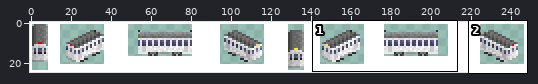
Two versions of one sprite sheet, src/trams/okayama/3000/oka3000_bse.png. Above, an overview of the earlier version with the close-up marked.
Close-up. Before the commit:
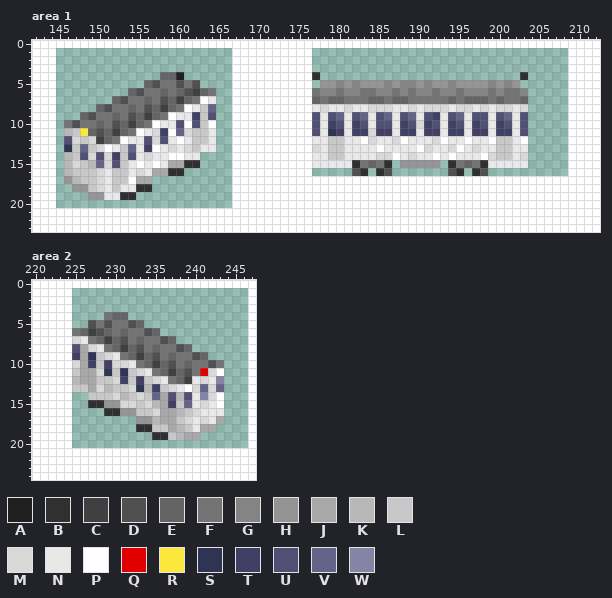
The file is 248x25 pixels. Colours within 5 levels of each other are drawn and written as one. Shown: area 1: x 142..212, y 0..23; area 2: x 220..247, y 0..24. The commit also changed other parts of the picture, which this record leaves out.
Palette (. is transparent): A #202020  B #303030  C #404040  D #505050  E #646464  F #747474  G #848484  H #949494  J #a8a8a8  K #b8b8b8  L #c8c8c8  M #d8d8d8  N #e8e8e8  P #ffffff  Q #e00000  R #fce83c  S #303454  T #404064  U #505074  V #646488  W #8484a4
Pixels before, area 1, first column x 142:
 0 PPPPPPPPPPPPPPPPPPPPPPPPPPPPPPPPPPPPPPPPPPPPPPPPPPPPPPPPPPPPPPPPPPPPPPP
 1 PPP......................PPPPPPPPPP................................PPPP
 2 PPP......................PPPPPPPPPP................................PPPP
 3 PPP......................PPPPPPPPPP................................PPPP
 4 PPP.............EEA......PPPPPPPPPPB.........................B.....PPPP
 5 PPP...........EDFFDFD....PPPPPPPPPP.HHGHGHHHGHGGHGHHGHHHHGHGH......PPPP
 6 PPP.........EDFFEFEDCEF..PPPPPPPPPPFGGFGGFFGGFGFGGFGGFGGGFGFFG.....PPPP
 7 PPP.......EDFFEFDECEFPN..PPPPPPPPPPEFEEFFFEEFEEFFFFFEFEEEFEFFE.....PPPP
 8 PPP.....EDFFEFDECEFPNLV..PPPPPPPPPPNMNNMNNMMMNNMNMMMNMMNMNMMNM.....PPPP
 9 PPP...EDFFEFDECEFPNNTLU..PPPPPPPPPPUNUVNUVNUVNUVNUTNUVNUUNUVNU.....PPPP
10 PPP.FDFFEFDECEFPNNUPULP..PPPPPPPPPPUNTUNTUNUUNTUMTUNTUNTUNTUNU.....PPPP
11 PPP.KLREDECEFPNMTPVMLLN..PPPPPPPPPPUNSTNTTMTTNTTNTTNTTNTTNTTNU.....PPPP
12 PPP.UMLMCEFPNNUMUNPNLLN..PPPPPPPPPPNNLLNNPMNNMPNNNMPNNPNNPLLNP.....PPPP
13 PPP.SLVLMPNLVNTPNMNMLNN..PPPPPPPPPPMNLLNNNNPNNNNPMNNMPNMNNLLNN.....PPPP
14 PPP.KLUMUMTLUNMNNPPNN....PPPPPPPPPPNNLLNNNNMMPNMNNPNPNNNPMLLNM.....PPPP
15 PPP.KMLKVMULNPNPNJJBB....PPPPPPPPPPNNNNNBFEFB.HHHHH.BFEFBNNNNN.....PPPP
16 PPP.KLLLMNLLNMNJJBB......PPPPPPPPPP.....DB.BD.......DB.BD..........PPPP
17 PPP.HKLLMNLLPJJ..........PPPPPPPPPPPPPPPPPPPPPPPPPPPPPPPPPPPPPPPPPPPPPP
18 PPP..HHLMNLNNBB..........PPPPPPPPPPPPPPPPPPPPPPPPPPPPPPPPPPPPPPPPPPPPPP
19 PPP....HHNNBB............PPPPPPPPPPPPPPPPPPPPPPPPPPPPPPPPPPPPPPPPPPPPPP
20 PPP......................PPPPPPPPPPPPPPPPPPPPPPPPPPPPPPPPPPPPPPPPPPPPPP
21 PPPPPPPPPPPPPPPPPPPPPPPPPPPPPPPPPPPPPPPPPPPPPPPPPPPPPPPPPPPPPPPPPPPPPPP
22 PPPPPPPPPPPPPPPPPPPPPPPPPPPPPPPPPPPPPPPPPPPPPPPPPPPPPPPPPPPPPPPPPPPPPPP
23 PPPPPPPPPPPPPPPPPPPPPPPPPPPPPPPPPPPPPPPPPPPPPPPPPPPPPPPPPPPPPPPPPPPPPPP
Pixels before, area 2, first column x 220:
 0 PPPPPPPPPPPPPPPPPPPPPPPPPPPP
 1 PPPPP......................P
 2 PPPPP......................P
 3 PPPPP......................P
 4 PPPPP....FEE...............P
 5 PPPPP..DFDFFDE.............P
 6 PPPPPFECDEFEFFDE...........P
 7 PPPPPMNFECEDFEFFDE.........P
 8 PPPPPUJMNFECEDFEFFDE.......P
 9 PPPPPTJSLMNFECEDFEFFDE.....P
10 PPPPPMJTLTMMNFECEDFEFFDF...P
11 PPPPPLJJMSLSLMNFECEDFQMP...P
12 PPPPPKJJLLMTLTLMNFECNMNW...P
13 PPPPPLLJMKLLMSKTLMNPMVMV...P
14 PPPPP..LLLMKLMLVJUKUNWMP...P
15 PPPPP..BBHHMMLMKJTLVNMNP...P
16 PPPPP....BBHHLLMJJKLMNNN...P
17 PPPPP........HHKJJLMNMNJ...P
18 PPPPP........BBLLJKLNJJ....P
19 PPPPP..........BBLKJJ......P
20 PPPPP......................P
21 PPPPPPPPPPPPPPPPPPPPPPPPPPPP
22 PPPPPPPPPPPPPPPPPPPPPPPPPPPP
23 PPPPPPPPPPPPPPPPPPPPPPPPPPPP
24 PPPPPPPPPPPPPPPPPPPPPPPPPPPP
After the commit:
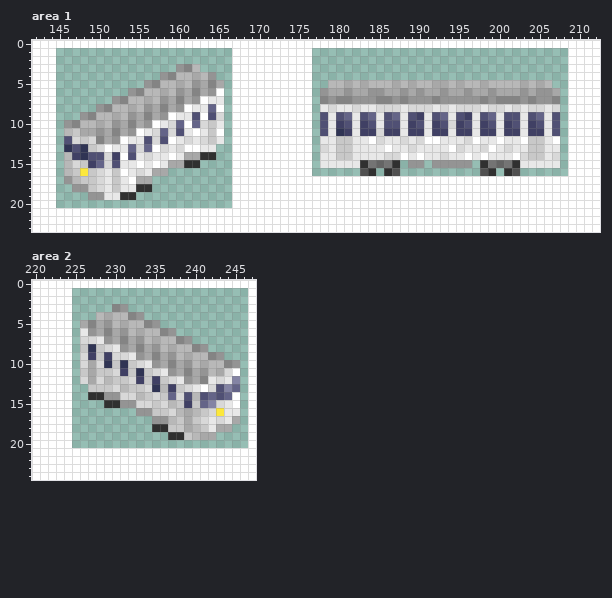
The exact change:
Changed rows in their new state; - is an unchanged pixel.
Area 1:
first column x 146:
 3 --------------HGK---------------------------------------------
 4 ------------HGKKJKH------------.-------------------------.----
 5 ----------HGKKJKHJGJ------------.KKJKJKKKJKJKKJJKJKKJKKKKJKJK-
 6 --------HGKKJKHJGJHP-----------.HJJHJJHHJJHJHJJHJJHJJHJJJHJHHJ
 7 ------HGKKJKHJGJH--N-----------.GHGGHHHGGHGHHHGHHHHHGHGGGHGHHG
 8 ----HGKKJKHJGJH--N-P-----------.NM-NM-N--M--M-N----MNM-NMNMMNM
 9 --HGKKJKHJGJH---UP-M-----------.UNUVNUVNUVNUTNUVNUTN-VNUUNUVNU
10 HGKKJKHJGJH--MV-VMLN-----------.UNTUNTUN-UNTUNTUMTUNTUNTUNTUNU
11 --JJHJGJH---VMUNPNLP-----------.UNSTN-TM-TN-TN-TN-TN-TN-TNTTNU
12 ----GJH------PNMNMLN-----------.-N-L-NPM-NM-MPPN--MP-NPN--LLNP
13 -US----N-MV-MNMPP--------------.MN-L---NP--MNN--PM-NMPNM--LLNN
14 -TSU---P------NJJBB------------.-N-L---N-MPNP-NMN-P--NNNP-LLNM
15 ---T---N-----------------------.----NBFEFB.--.-HHHH.-FEFB-NNNN
16 --R----P-----..---------------------.DB.BD------..-.-B-BD-----
17 -------N------------------------------------------------------
Area 2:
first column x 225:
 3 -----GH--------------
 4 ---KJKKGH------------
 5 -JGJHKJKKGH----------
 6 .NHJGJHKJKKGH--------
 7 .MMNHJGJHKJKKGH------
 8 .LSLMNHJGJHKJKKGH----
 9 .MT-TMMNHJGJHKJKKGH--
10 .MJMSLSLMNHJGJHKJKKGH
11 .L-LLMT-SLMNHJGJHKJMP
12 .M-MKLLM--TLMNHJG-MNW
13 ..LLLMKLLMSKTLMNP-UWV
14 --BBHHMMK-MLVM-KUVUVP
15 --..BBHHM-LMK-TLVWMNP
16 ----....HHLLM-JKLMRNN
17 --------..HHK-JL--MNJ
18 --------..BBLLJKLNJJ-
19 ----------..BBLKJJ---
